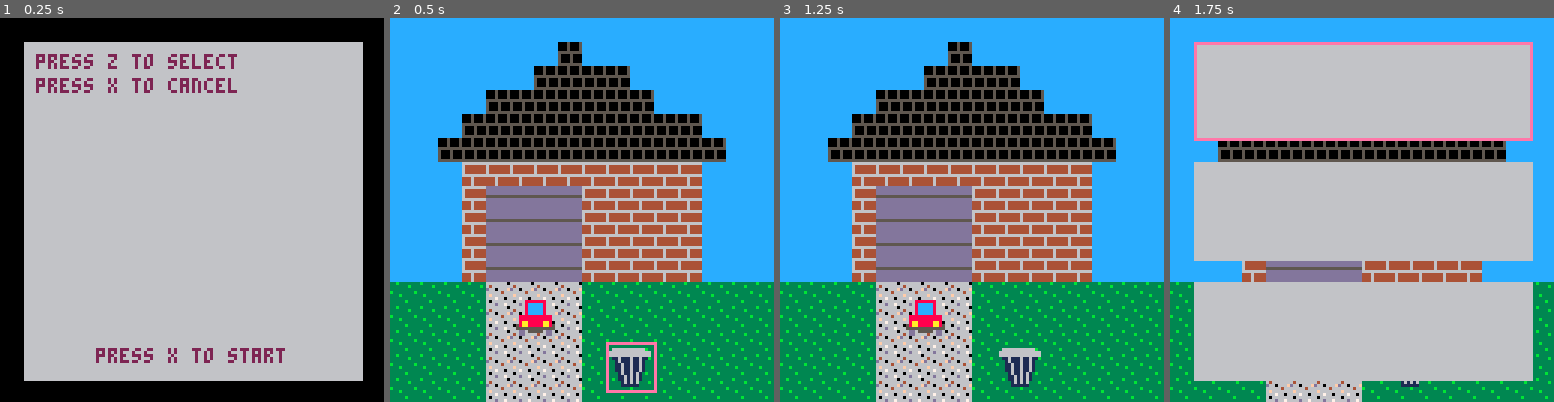
Above: before the commit, frames 1-4 (left to right).
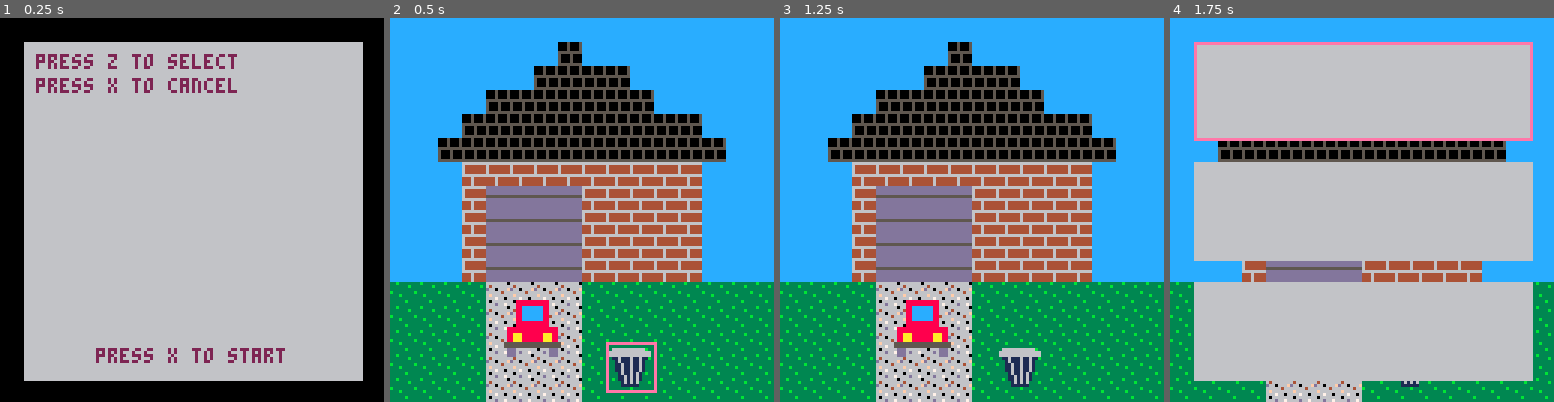
Above: after the commit, the same moments.

Repository: EmilyRagan/senior-project
Game: PICO-8 cartridge carts/home.p8
Same seed, same stepped clock (60 frames per second), same inputs: the game is played once before the commit and once after it.
Inputs:
- Up to frame 1 (0.25 s): no input
- Up to frame 2 (0.5 s): tap X (X key) at 0.33 s
- Up to frame 3 (1.25 s): tap O (Z key) at 0.7 s; tap X (X key) at 1.07 s
- Up to frame 4 (1.75 s): hold Right from 1.6 s (still down); tap O (Z key) at 1.7 s

Frame 1 is identical in both runs. In frame 2, 1.2% of the frame differs, in the area x 29-45%, y 73-89%; in frame 3, 1.2%; in frame 4, nothing differs.

Commit message:
make car bigger

Diff:
--- a/carts/home.p8
+++ b/carts/home.p8
@@ -54,9 +54,9 @@
   },
   car = {
     sprite_start = 11,
-    sprite_height = 2,
-    sprite_width = 2,
-    x = 40,
+    sprite_height = 3,
+    sprite_width = 3,
+    x = 36,
     y = 92,
   }
 }
Not shown, changed: 19 lines of the sprite sheet (__gfx__) section of carts/home.p8
